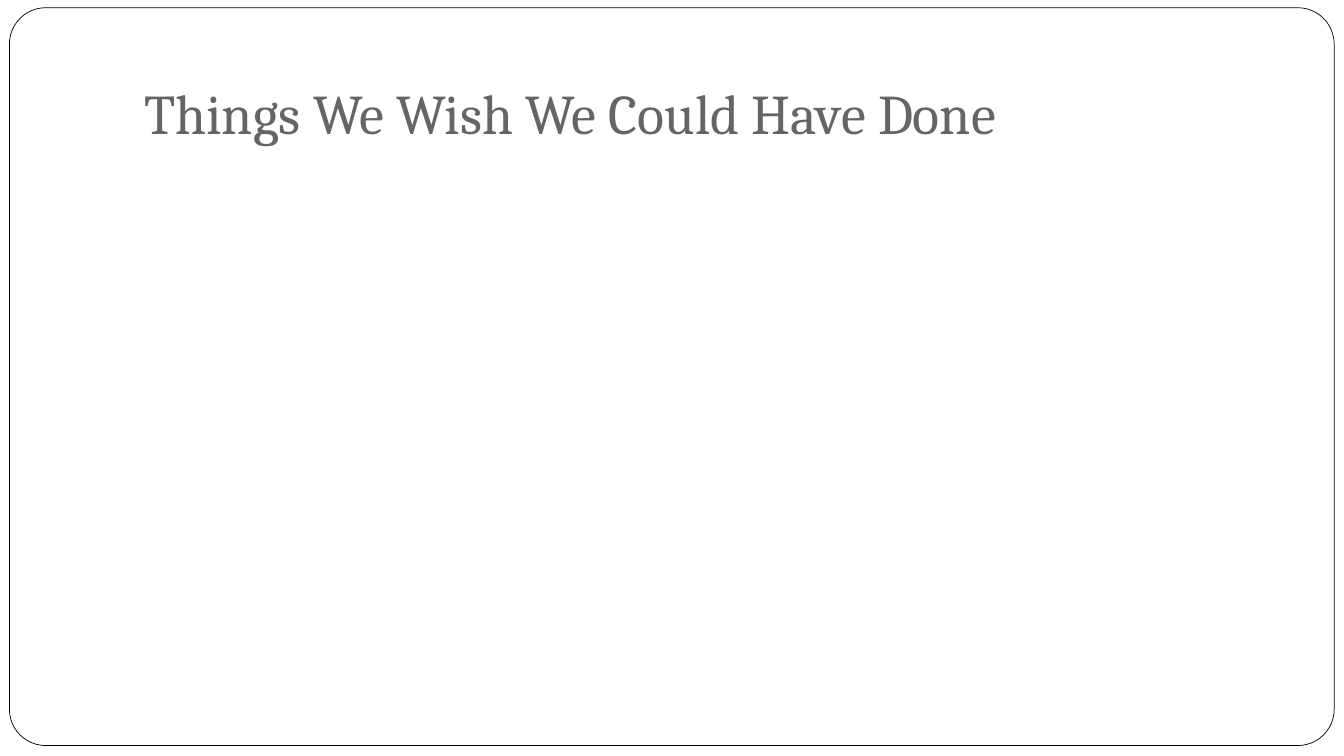
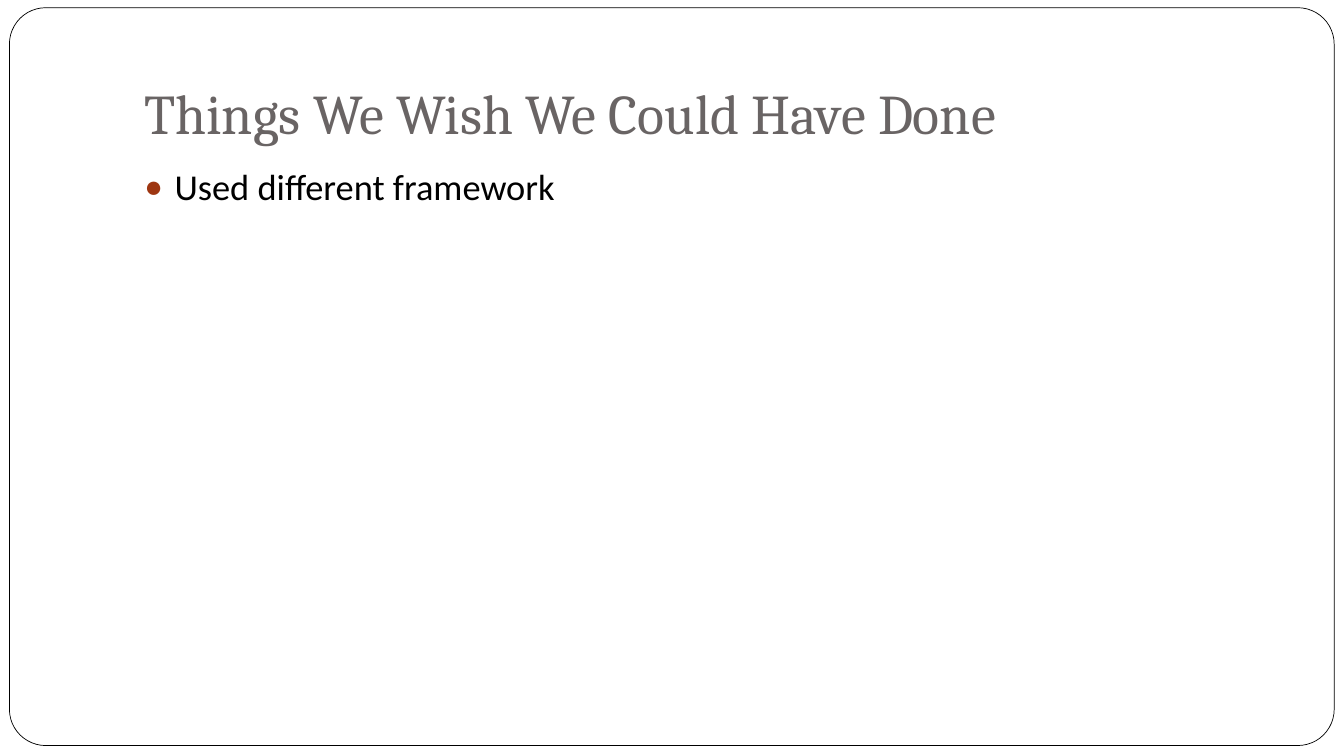
Before and after one commit to bxji/Civic-Duty, a slide deck: slide 17 of presentation/civic_duty_presentation.pptx. Drawn at 1344x756 pixels with LibreOffice and Linux fonts; fonts in the diff are those of the drawing; background and template pictures are left out. Boxes give left, top, right and bottom in pixels: in the first picture for what was removed or moved away, otherwise in the second. Text is boxed around its words. In the diff, an @@ line names an element or a change of style, - is before the commit and + after.

```diff
--- a/presentation/civic_duty_presentation.pptx
+++ b/presentation/civic_duty_presentation.pptx
@@ text added at [175, 174, 555, 201], 26 pt, text #000000 @@
+● Used different framework
```
Also in this commit, not shown: 5 other slides changed.
